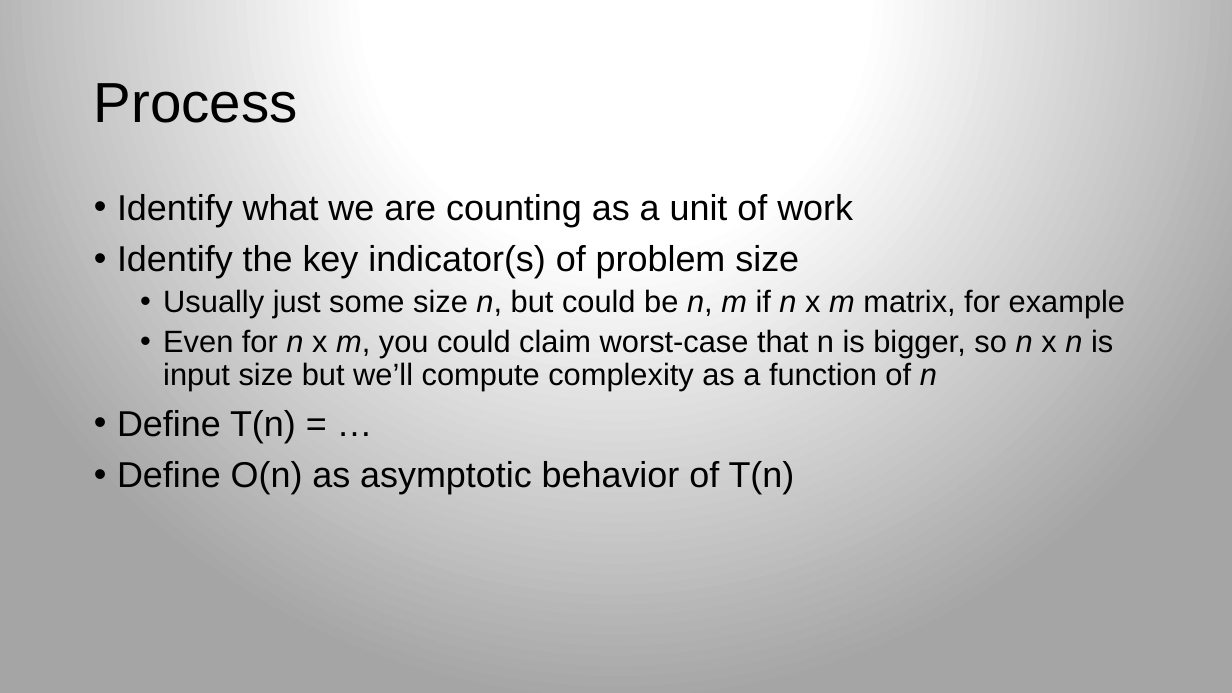
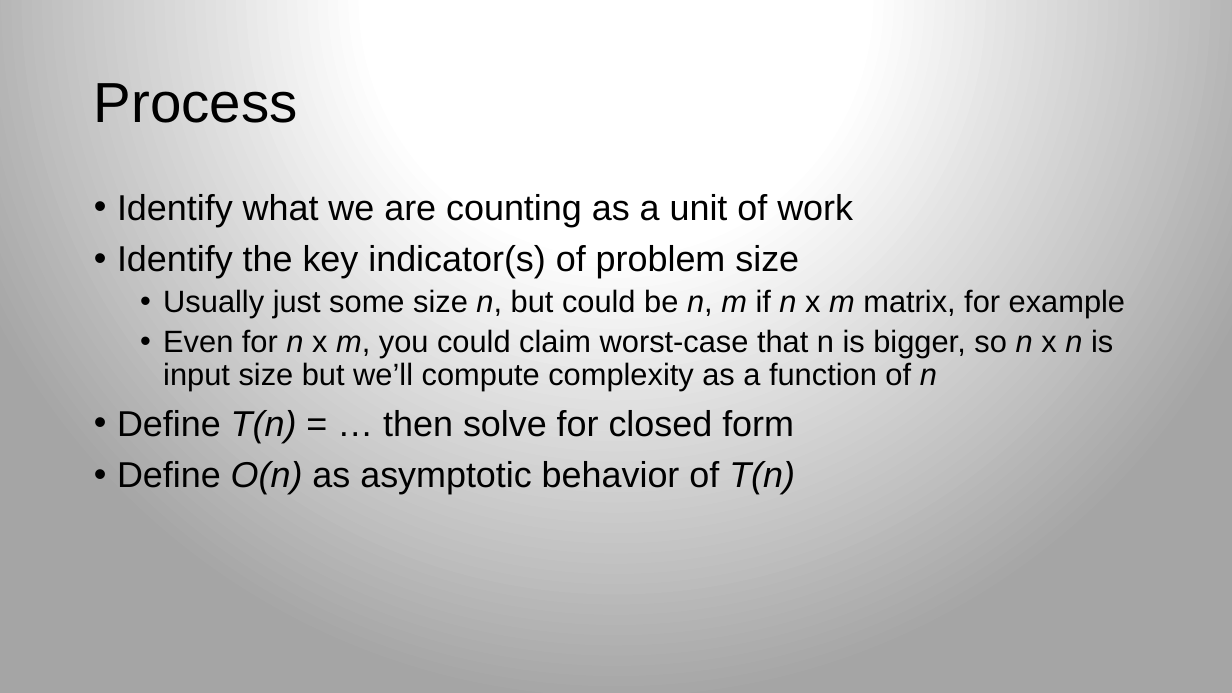
Before and after one commit to parrt/msds689, a slide deck: slide 11 of notes/complexity.pptx. Drawn at 1232x693 pixels with LibreOffice and Linux fonts; fonts in the diff are those of the drawing; background and template pictures are left out. Boxes give left, top, right and bottom in pixels: in the first picture for what was removed or moved away, otherwise in the second. Text is boxed around its words. In the diff, an @@ line names an element or a change of style, - is before the commit and + after.

```diff
--- a/notes/complexity.pptx
+++ b/notes/complexity.pptx
@@ text at (x1=117, y1=410, x2=794, y2=442): text changed @@
-• Define T(n) = …
+• Define T(n) = … then solve for closed form
@@ text at (x1=117, y1=461, x2=795, y2=494): italic on in "O(n) T(n)" @@
```
Also in this commit, not shown: 4 other slides changed, 6 slides added, 3 other files.
